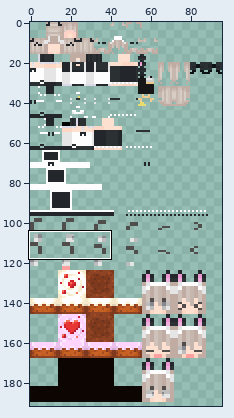
Two states of a sprite sheet, SampleSkins/10.png. The picture above shows the old version from afar; the outline marks the close-up.
Close-up. Before:
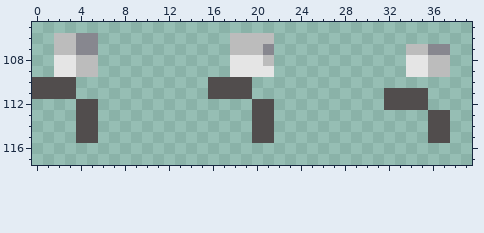
The file is 96x192 pixels. Colours within 5 levels of each other are drawn and written as one. Shown: x 0..39, y 105..117. The commit also changed other parts of the picture, which this record leaves out.
The same view after the edit:
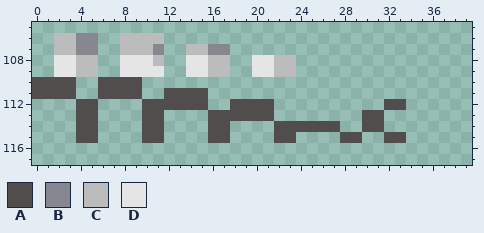
Palette (. is transparent): A #514d4d  B #87878f  C #bcbcbc  D #e5e5e5
From old to new:
@@ x 0..39 @@
 105 ........................................
-106 ..CCBB............CCCC..................
-107 ..CCBB............CCCB............CCBB..
-108 ..DDCC............DDDC............DDCC..
-109 ..DDCC............DDDD............DDCC..
-110 AAAA............AAAA....................
-111 AAAA............AAAA............AAAA....
-112 ....AA..............AA..........AAAA....
-113 ....AA..............AA..............AA..
-114 ....AA..............AA..............AA..
-115 ....AA..............AA..............AA..
+106 ..CCBB..CCCC............................
+107 ..CCBB..CCCB..CCBB......................
+108 ..DDCC..DDDC..DDCC..DDCC................
+109 ..DDCC..DDDD..DDCC..DDCC................
+110 AAAA..AAAA..............................
+111 AAAA..AAAA..AAAA........................
+112 ....AA....AAAAAA..AAAA..........AA......
+113 ....AA....AA....AAAAAA........AA........
+114 ....AA....AA....AA....AAAAAA..AA........
+115 ....AA....AA....AA....AA....AA..AA......
 116 ........................................
Changed places in both close-ups, as pixel boxes (x1, y1, x2, y2):
changed: (98, 33, 450, 143)
